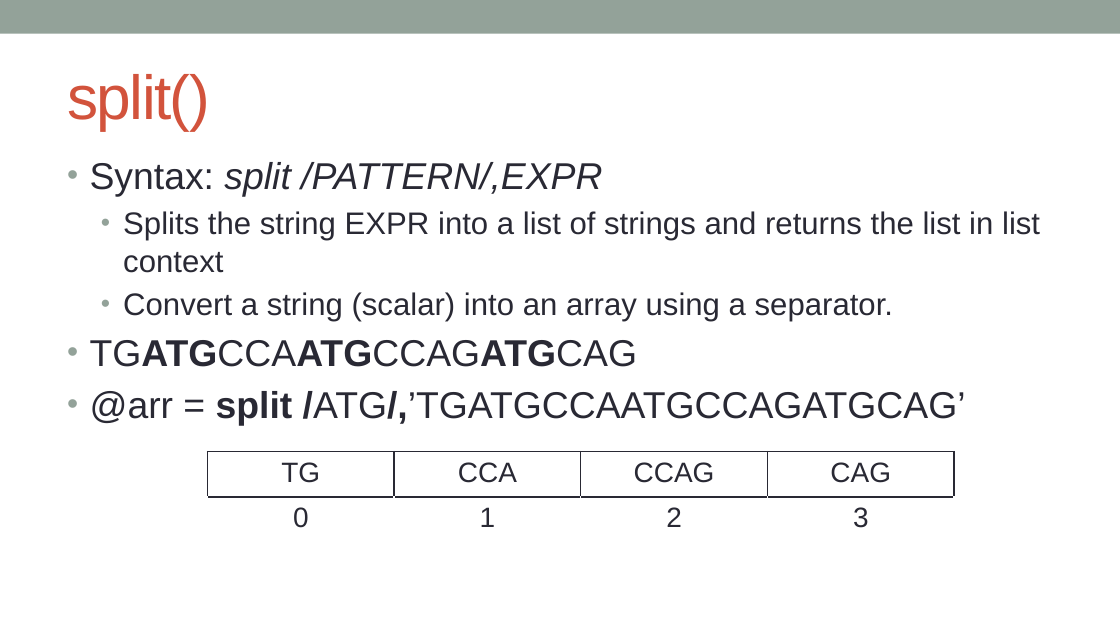
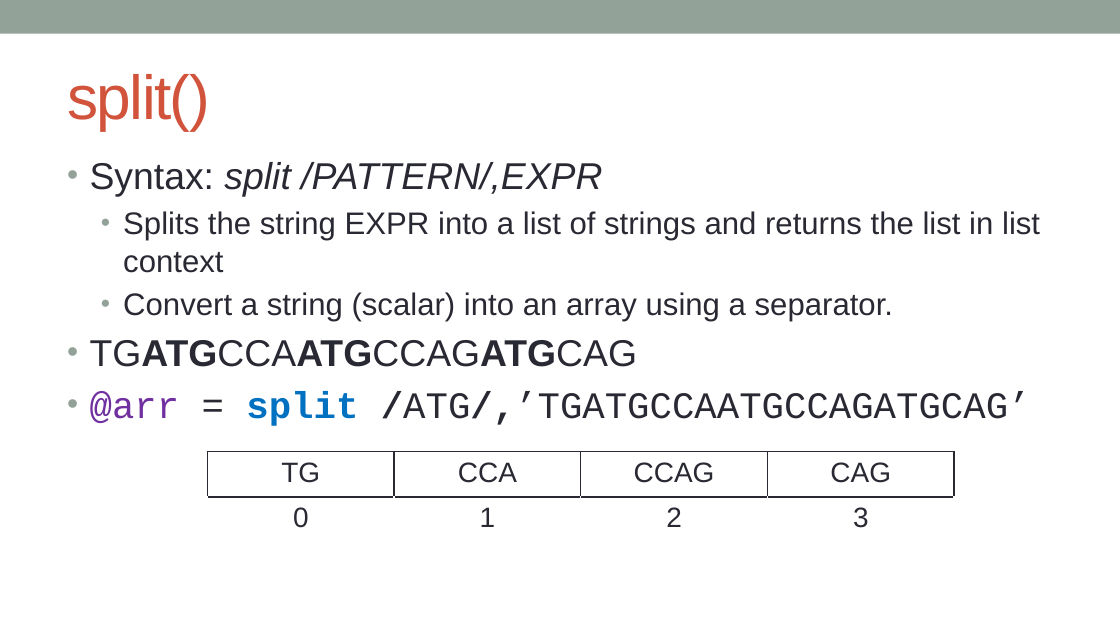
Before and after one commit to kanhu-pcr-code/bioinfo-PERL-course, a slide deck: slide 17 of PPTs/Operations_on_variables.pptx (slide 15 before the commit). Drawn at 1120x630 pixels with LibreOffice and Linux fonts; fonts in the diff are those of the drawing. Boxes give left, top, right and bottom in pixels: in the first picture for what was removed or moved away, otherwise in the second. Text is boxed around its words. In the diff, an @@ line names an element or a change of style, - is before the commit and + after.

```diff
--- a/PPTs/Operations_on_variables.pptx
+++ b/PPTs/Operations_on_variables.pptx
@@ text at (90,392,1031,426): font Arial to Courier New in "@arr = split /ATG/,’TGATGCCAATGCCAGATGCAG’"; text colour #292934 to #7030A0 in "@arr"; text colour #292934 to #0070C0 in "split" @@
```
Also in this commit, not shown: 6 other slides changed, 5 slides added, 22 other files.
